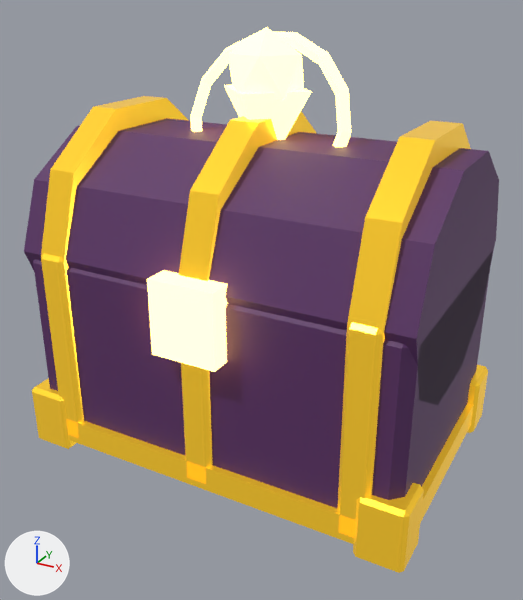
The FBX model roblox/games/gun-forge/art/blender/props/loot_chest_raid.fbx as it was, and as the next commit left it.
Both versions are drawn from a 50 mm lens placed at (2.49, -4.56, 3.48), pointed at (0.06, -0.14, 1.27). The lights are fixed; the arrows at lower left show +X, +Y and +Z. The picture after the commit comes second.

In view in the first picture: 'Loot_chest_raid'.
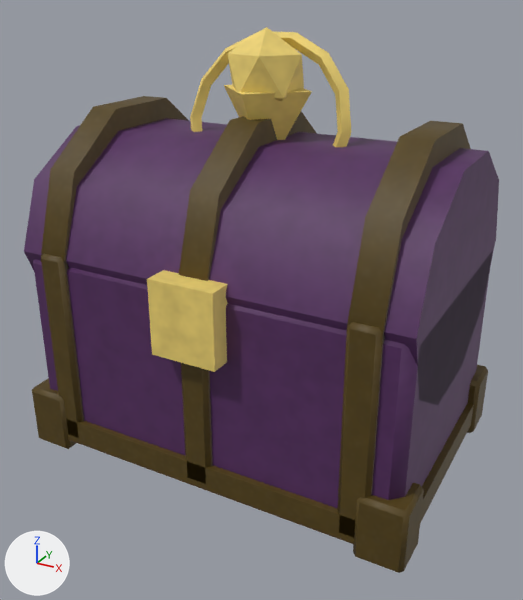
Edits to the bpy script that builds the scene:
```text
Add img_loot_chest_raid_png:
    img_loot_chest_raid_png = load_image('loot_chest_raid.png', '_unpacked/loot_chest_raid.png', 512, 512, 'sRGB')
Add mat_loot_chest_raid_mat:
    mat_loot_chest_raid_mat = principled_material('loot_chest_raid_Mat')
    mat_loot_chest_raid_mat.texture = img_loot_chest_raid_png
    mat_loot_chest_raid_mat.roughness = 0.6
Change me_cube:
    where me_cube.from_pydata(...)  # 361 vertices, 658 faces; spans x -1.57..1.57, y -1.11..1.11, z 0.0..3.2
    used by ob_loot_chest_raid; location = (0.0, 0.0, 0.0)
    me_cube part 1: all 80 faces that had it switch from mat_rchestwood (dark purple #5a2f66) to mat_loot_chest_raid_mat (picture img_loot_chest_raid_png)
    me_cube part 2: all 428 faces that had it switch from mat_rchestgold (yellow #ffcc33, glowing yellow #ffcc33) to mat_loot_chest_raid_mat (picture img_loot_chest_raid_png)
    me_cube part 3: all 150 faces that had it switch from mat_rchestglow (yellow #ffe27a, glowing yellow #ffe27a) to mat_loot_chest_raid_mat (picture img_loot_chest_raid_png)
    me_cube part 4: texture (UV) coordinates of 658 of 658 faces, centred in x -1.57..1.57, y -1.11..1.11, z 0.0..3.15, changed; they spanned u 0.0..1.0, v 0.0..1.0 and now span u 0.0..0.99, v 0.0..1.0
```

Location of each change, [x1, y1, x2, y2] in pixels of the pictures (523 x 600 px):
'Loot_chest_raid', recoloured, surface changed (darker): [32, 27, 488, 573] in both
part 1 of me_cube, recoloured: [32, 118, 477, 508] in both
part 2 of me_cube, recoloured (yellow to brown): [32, 96, 488, 573] in both
part 3 of me_cube, recoloured (darker): [147, 27, 351, 372] in both
part 4 of me_cube, surface changed (darker): [32, 27, 488, 573] in both
